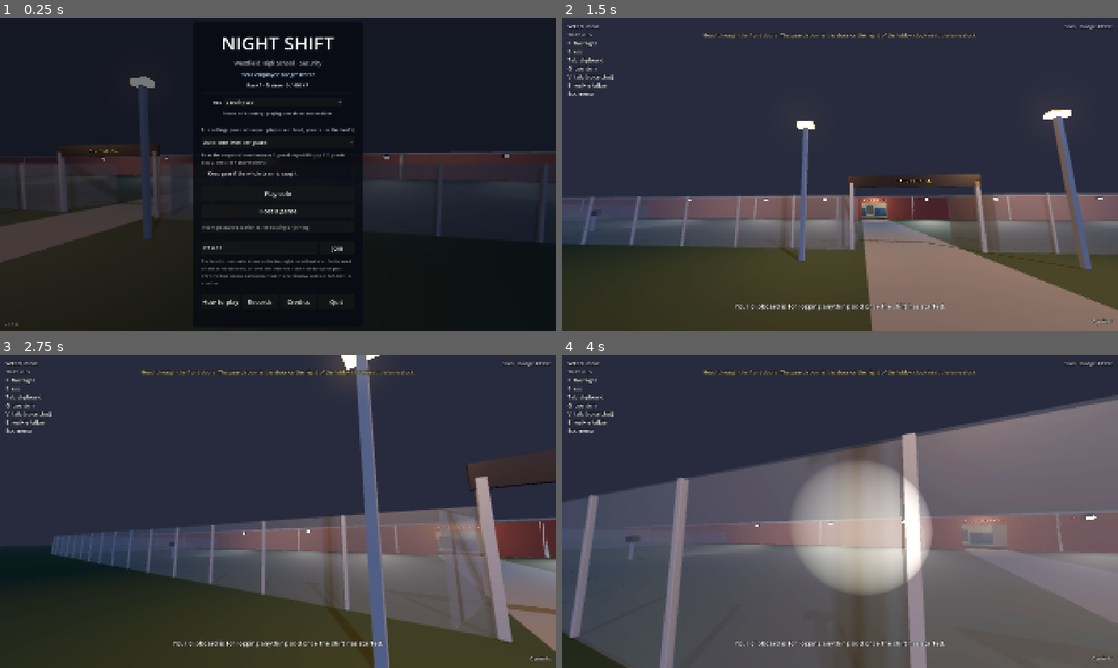
Above: before the commit, frames 1-4 (two rows, left to right).
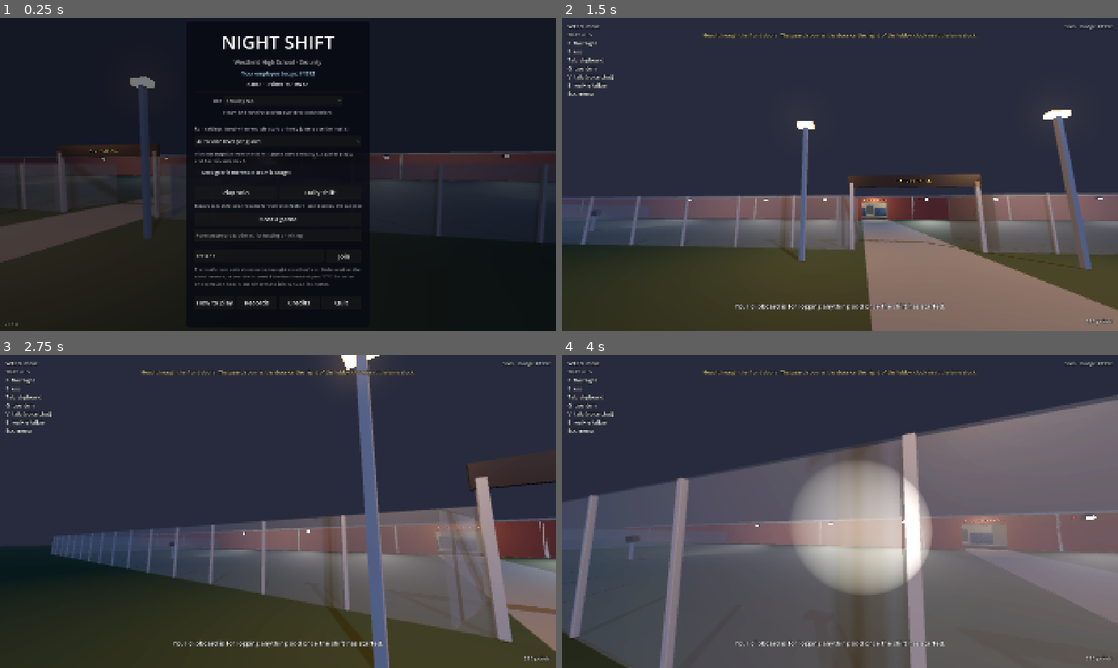
Above: after the commit, the same moments.

Repository: Travis700/Game
Game: Godot game, scene res://scenes/main.tscn
Same seed, same stepped clock (60 frames per second), same inputs: the game is played once before the commit and once after it.
Inputs (mouse positions are in pixels of both pictures, inside the frame that each line leads up to):
- Up to frame 1 (0.25 s): no input
- Up to frame 2 (1.5 s): click (884, 193) at 0.5 s, where only the run after the commit has a clickable "Daily shift"; tap Enter at 1.25 s; move the mouse to (867, 174) at 1.27 s; hold W (move_forward) from 1.28 s (still down); hold Tab (clipboard) from 1.28 s (still down); click (867, 174) at 1.42 s
- Up to frame 3 (2.75 s): keep holding W (move_forward); move the mouse to (250, 511) at 2.02 s; release Tab (clipboard) at 2.03 s; tap R (compare) at 2.1 s
- Up to frame 4 (4 s): keep holding W (move_forward); move the mouse to (851, 505) at 2.77 s; hold F (flashlight) 2.78-3.53 s; move the mouse to (834, 517) at 3.52 s; tap E (interact) at 3.6 s; click (834, 517) at 3.67 s

The runs differ from the first frame. In frame 1, 4.3% of the frame differs, in the area x 33-67%, y 5-92%; in frame 2, less than 0.1%; in frame 3, less than 0.1%; in frame 4, less than 0.1%.

Commit message:
Add the daily shift: one seeded solo night a day, with best scores and streaks
Co-Authored-By: Claude Opus 5.5 <noreply@anthropic.com>
Claude-Session: https://claude.ai/code/session_015YKvNgaJwTwAVL8wj2PRTQ

Diff:
--- a/scripts/career.gd
+++ b/scripts/career.gd
@@ -26,6 +26,8 @@
 	"HOLD_THE_DOOR": ["Hold the door", "Clock out of a night where a monster battered a guard room door."],
 	"FULL_ROUND": ["Full round", "Punch every station on a night's round."],
 	"LIGHTS_ON": ["Who turned out the lights?", "Reset the breaker after a power cut."],
+	"DAILY": ["Clocking on", "Finish a daily shift."],
+	"DAILY_STREAK": ["Regular", "Play the daily shift five days in a row."],
 	"OVERTIME": ["Overtime", "Survive a night of Overtime, after the ninth."],
 	"WORKAHOLIC": ["Workaholic", "Survive night 15."],
 }
@@ -85,6 +87,20 @@
 		_record_night.rpc_id(peer_id, night)
 
 
+## This player's daily shift score for `date`. Keeps the best one. True if it's a new best.
+func record_daily(date: String, score: int) -> bool:
+	var config := _load()
+	var best := int(config.get_value("daily", date, -1))
+	if score <= best:
+		return false
+	config.set_value("daily", date, score)
+	config.save(PATH)
+	_unlock("DAILY")
+	if daily_streak() >= 5:
+		_unlock("DAILY_STREAK")
+	return true
+
+
 ## Host: XP for a guard's night.
 func add_xp(peer_id: int, amount: int) -> void:
 	if amount <= 0:
@@ -193,6 +209,25 @@
 	return _load().get_value("career", "scores", [])
 
 
+## Best daily shift score for a date, or -1 if it hasn't been played.
+static func daily_best(date: String) -> int:
+	return int(_load().get_value("daily", date, -1))
+
+
+## Days in a row the daily shift has been played, up to today (or yesterday, if today's
+## hasn't been played yet).
+static func daily_streak() -> int:
+	var config := _load()
+	var day := Time.get_unix_time_from_datetime_string(Time.get_date_string_from_system(true))
+	if not config.has_section_key("daily", Time.get_date_string_from_unix_time(day)):
+		day -= 86400
+	var streak := 0
+	while config.has_section_key("daily", Time.get_date_string_from_unix_time(day)):
+		streak += 1
+		day -= 86400
+	return streak
+
+
 ## The furthest night this player has clocked out of (Overtime counts).
 static func best_night() -> int:
 	return _load().get_value("career", "best_night", 0)
--- /dev/null
+++ b/scripts/daily.gd
@@ -0,0 +1,49 @@
+class_name Daily
+extends RefCounted
+## The daily shift: one night a day, played solo, the same for everyone on that date: the
+## same night, conditions, bonus objective, round and monster plan. Score is that night's pay.
+## Each player keeps their best score for each day and how many days in a row they've played.
+
+const DIFFICULTY := 2
+## How many shift notes a daily shift has.
+const CONDITIONS := 2
+## Points to spend at the vending machine before the shift.
+const STARTING_POINTS := 250
+
+
+## Today's date, e.g. "2026-10-14" (UTC, so everyone's day changes at the same moment).
+static func today() -> String:
+	return Time.get_date_string_from_system(true)
+
+
+static func seed_of(date: String) -> int:
+	return hash("night-shift-daily-" + date)
+
+
+## Which night of the run the daily shift plays as (4-8: monsters out, but not night 9).
+static func night_of(date: String) -> int:
+	var rng := RandomNumberGenerator.new()
+	rng.seed = seed_of(date)
+	return rng.randi_range(4, 8)
+
+
+static func conditions_of(date: String) -> Array[String]:
+	var rng := RandomNumberGenerator.new()
+	rng.seed = seed_of(date) + 1
+	var night := night_of(date)
+	var pool: Array[String] = []
+	for key: String in Conditions.CATALOGUE:
+		if Conditions.CATALOGUE[key]["night"] <= night:
+			pool.append(key)
+	var picked: Array[String] = []
+	while picked.size() < CONDITIONS and not pool.is_empty():
+		picked.append(pool.pop_at(rng.randi_range(0, pool.size() - 1)))
+	return picked
+
+
+## One line for the menu, e.g. "Night 6 · Fog advisory, Full moon".
+static func describe(date: String) -> String:
+	var names: Array[String] = []
+	for key in conditions_of(date):
+		names.append(Conditions.CATALOGUE[key]["name"])
+	return "Night %d · %s" % [night_of(date), ", ".join(names)]
--- a/scripts/how_to_play.gd
+++ b/scripts/how_to_play.gd
@@ -7,6 +7,7 @@
 	["A night, step by step", "1. You arrive at the front gate. Walk through the front doors; the guard room is on the rig …(311 unchanged characters)…
 	["Rounds", "Every night comes with a round: a few punch stations around the school (amber lamps) that someone has to p …(310 unchanged characters)…
 	["Bonus objectives", "Each night has one bonus objective for the whole team, shown under the clock: nobody runs all ni …(268 unchanged characters)…
+	["Daily shift", "Once a day there's a new daily shift: one night, played solo, exactly the same for everyone that day (the same night, conditions, round, bonus objective and monsters). You start with 250 points to spend; your score is that night's pay, and 0 if you're caught. Your best for the day and how many days in a row you've played are on the menu. It never touches your saved run."],
 	["Overtime", "Survive the ninth night and the run is won. The host can then start a new run, or keep going into Overtime: night 10, 11 and on, with your points and gear, one more monster and one more shift note every night. How far can you get? Your furthest night is on the Records screen."],
 	["Shift notes", "From night 2, every night comes with conditions, shown when the lights go out and under the clock: fo …(184 unchanged characters)…
 	["Power cuts", "From night 2 the power goes out now and then. The lights die, the cameras show NO POWER and the vendin …(231 unchanged characters)…
--- a/scripts/main.gd
+++ b/scripts/main.gd
@@ -300,6 +300,8 @@
 		if menu.confirm_new_run():
 			_host())
 	menu.join_requested.connect(_join)
+	menu.daily_requested.connect(_play_daily)
+	night.daily_finished.connect(func() -> void: _back_to_menu(""))
 	SteamService.lobby_ready.connect(_on_steam_lobby_ready)
 	SteamService.lobby_failed.connect(_on_steam_lobby_failed)
 	SteamService.invite_accepted.connect(_on_steam_invite)
@@ -429,6 +431,16 @@
 	_spawn_guard(1, Profile.employee_number, _player_name(), Career.rank(), _hat())
 
 
+## Today's daily shift: one solo night, the same for everyone today. Never touches the saved run.
+func _play_daily() -> void:
+	menu._continue.button_pressed = false
+	night.daily = Daily.today()
+	night.keep_gear = false
+	_play_solo()
+	night.number = Daily.night_of(night.daily)
+	night.give_everyone(Daily.STARTING_POINTS)
+
+
 func _host() -> void:
 	# On Steam, host through a Steam lobby (friends can join with its code or an invite).
 	if SteamService.available and not _direct_only:
@@ -515,12 +527,12 @@
 	print("[run] Continuing the saved run: ", RunSave.describe(saved))
 
 
-## The name shown over your guard: your Steam name, or nothing (it then shows "Guard 2").
 ## The hat this player picked, if they've still got it unlocked.
 func _hat() -> String:
 	return Profile.hat if Hats.is_unlocked(Profile.hat) else "cap"
 
 
+## The name shown over your guard: your Steam name, or nothing (it then shows "Guard 2").
 func _player_name() -> String:
 	return SteamService.user_name if SteamService.available else ""
 
--- a/scripts/menu.gd
+++ b/scripts/menu.gd
@@ -3,6 +3,7 @@
 
 signal solo_requested
 signal host_requested
+signal daily_requested
 signal join_requested(address: String)
 
 ## What each difficulty adds to the map. Auto picks one level per guard (up to 3).
@@ -24,6 +25,7 @@
 var _rank_label: Label
 var _rank_bar: ProgressBar
 var _hat: OptionButton
+var _daily_label: Label
 var _status: Label
 var _address: LineEdit
 var _password: LineEdit
@@ -111,7 +113,21 @@
 	column.add_child(_spacer(10))
 	_add_run_options(column)
 	column.add_child(_spacer(6))
-	column.add_child(_button("Play solo", func() -> void: solo_requested.emit()))
+	var play_row := HBoxContainer.new()
+	play_row.add_theme_constant_override("separation", 8)
+	var solo := _button("Play solo", func() -> void: solo_requested.emit())
+	solo.size_flags_horizontal = Control.SIZE_EXPAND_FILL
+	play_row.add_child(solo)
+	var daily := _button("Daily shift", func() -> void: daily_requested.emit())
+	daily.size_flags_horizontal = Control.SIZE_EXPAND_FILL
+	play_row.add_child(daily)
+	column.add_child(play_row)
+	_daily_label = Label.new()
+	_daily_label.horizontal_alignment = HORIZONTAL_ALIGNMENT_CENTER
+	_daily_label.add_theme_font_size_override("font_size", 14)
+	_daily_label.modulate.a = 0.7
+	column.add_child(_daily_label)
+	_show_rank()
 	column.add_child(_button("Host a game", func() -> void: host_requested.emit()))
 
 	_password = LineEdit.new()
@@ -290,6 +306,13 @@
 ## "Rank 3 · Patrol Officer · 1,450 / 2,500 XP", with a bar to the next rank, and the hats.
 func _show_rank() -> void:
 	_fill_hats()
+	if _daily_label == null:
+		return
+	var today := Daily.today()
+	var best := Career.daily_best(today)
+	_daily_label.text = "Today's daily shift (solo, the same for everyone): %s%s%s" % [Daily.describe(today),
+			"   ·   your best: %d" % best if best >= 0 else "",
+			"   ·   %d days in a row" % Career.daily_streak() if Career.daily_streak() > 1 else ""]
 	var xp := Career.xp()
 	var rank := Career.rank()
 	var floor_xp: int = Career.RANKS[rank - 1][0]
--- a/scripts/night.gd
+++ b/scripts/night.gd
@@ -51,6 +51,10 @@
 var power: Power
 var conditions: Conditions
 var bonus: Bonus
+## The date of the daily shift being played (see Daily), or "" for an ordinary run.
+var daily := ""
+## Emitted on the host when a daily shift's report is closed: back to the menu.
+signal daily_finished
 
 var number := 1
 ## Tonight's map size (1-3), sent by the host when the night starts. 0 before the first night.
@@ -144,6 +148,11 @@
 	_logged.clear()
 	_deaths = 0
 	save_run(number, true)
+	if daily != "":
+		# Everything planned from here on (monsters, conditions, round, bonus) is the same for
+		# everyone playing today's shift.
+		seed(Daily.seed_of(daily))
+		conditions.forced = Daily.conditions_of(daily)
 	conditions.pick(number)
 	director.plan_night(number)
 	rounds.plan(number, difficulty)
@@ -264,6 +273,8 @@
 
 ## Host: tonight's difficulty, from the menu choice or the number of guards.
 func pick_difficulty() -> int:
+	if daily != "":
+		return Daily.DIFFICULTY
 	if difficulty_choice > 0:
 		return clampi(difficulty_choice, 1, MAX_DIFFICULTY)
 	return clampi(players.get_child_count(), 1, MAX_DIFFICULTY)
@@ -305,6 +316,8 @@
 ## Host: writes the run to disk so it can be continued, with `next_night` up next.
 ## `in_progress` marks a save made as a night starts (the night isn't finished yet).
 func save_run(next_night: int, in_progress := false) -> void:
+	if daily != "":
+		return  # The daily shift is one night on its own; it never touches the saved run.
 	for guard: Guard in players.get_children():
 		var key := str(guard.employee_number)
 		var peer := guard.name.to_int()
@@ -369,6 +382,9 @@
 	rounds.clear()
 	bonus.clear()
 	conditions.clear()
+	if daily != "":
+		_finish_daily(rows, 0, "Caught at %s. Score: 0." % time_text())
+		return
 	var summary := "The whole team was caught at %s.\nThe school keeps its secrets. The run starts over from night 1." % time_text()
 	if keep_gear:
 		summary += "\nYou keep your upgrades and whatever you're carrying. Points start again from zero."
@@ -411,6 +427,10 @@
 		summary += "\n" + awards
 	summary += "\nPay: %d for clocking out, +%d per correct log, -%d per false report, -%d for each guard lost." % [
 		SURVIVAL_PAY, CORRECT_LOG_POINTS, FALSE_REPORT_POINTS, DEATH_PENALTY]
+	if daily != "":
+		var row: Dictionary = rows[0] if not rows.is_empty() else {}
+		_finish_daily(rows, int(row.get("pay", 0)), summary)
+		return
 	if number == LAST_NIGHT:
 		_won = true
 		_restart_run = true
@@ -450,7 +470,8 @@
 			career.award(peer, "NIGHT_FIVE")
 		if doors.battered_tonight:
 			career.award(peer, "HOLD_THE_DOOR")
-		career.record_night(peer, number)
+		if daily == "":
+			career.record_night(peer, number)
 		if number > LAST_NIGHT:
 			career.award(peer, "OVERTIME")
 		if number >= OVERTIME_GOAL:
@@ -533,6 +554,21 @@
 	return rows
 
 
+## Host: the daily shift is over. Its score is tonight's pay (0 if caught).
+func _finish_daily(rows: Array, score: int, summary: String) -> void:
+	score = maxi(score, 0)
+	randomize()
+	var best_before := Career.daily_best(daily)
+	var new_best := career.record_daily(daily, score) if career else false
+	var headline := "Daily shift for %s: you scored %d." % [daily, score]
+	if new_best and best_before >= 0:
+		headline += " A new best for today (was %d)." % best_before
+	elif not new_best:
+		headline += " Today's best is still %d." % best_before
+	headline += "  Days in a row: %d." % Career.daily_streak()
+	_show_report.rpc(number, rows, headline + "\n" + summary, "daily")
+
+
 ## Host, after the ninth night: the team stays on. Points, gear and upgrades carry on.
 func _on_overtime_requested() -> void:
 	if not multiplayer.is_server() or not _won:
@@ -561,6 +597,9 @@
 
 
 func _on_next_night_requested() -> void:
+	if multiplayer.is_server() and daily != "":
+		daily_finished.emit()
+		return
 	if multiplayer.is_server():
 		anomalies.reset_all()
 		doors.reset_for_night()
--- a/scripts/report.gd
+++ b/scripts/report.gd
@@ -76,6 +76,8 @@
 			_title.text = "NIGHT %d: EVERYONE WAS CAUGHT" % night
 		"won":
 			_title.text = "NIGHT %d: YOU MADE IT. THE RUN IS WON" % night
+		"daily":
+			_title.text = "DAILY SHIFT: NIGHT %d" % night
 		"overtime":
 			_title.text = "OVERTIME: NIGHT %d SURVIVED" % night
 		_:
@@ -97,7 +99,7 @@
 	if promotion != "":
 		_summary.text += "\n\n★ " + promotion + " ★"
 		promotion = ""
-	_next_button.text = {"caught": "Start over from night 1", "won": "Start a new run"}.get(outcome, "Start night %d" % (night + 1))
+	_next_button.text = {"caught": "Start over from night 1", "won": "Start a new run", "daily": "Back to the menu"}.get(outcome, "Start night %d" % (night + 1))
 	_next_button.visible = is_host
 	_overtime_button.visible = is_host and outcome == "won"
 	_overtime_button.text = "Keep going: Overtime (night %d)" % (night + 1)
Not shown, added: scripts/daily.gd.uid
Not shown, changed: README.md
Not shown, changed: STEAM.md
